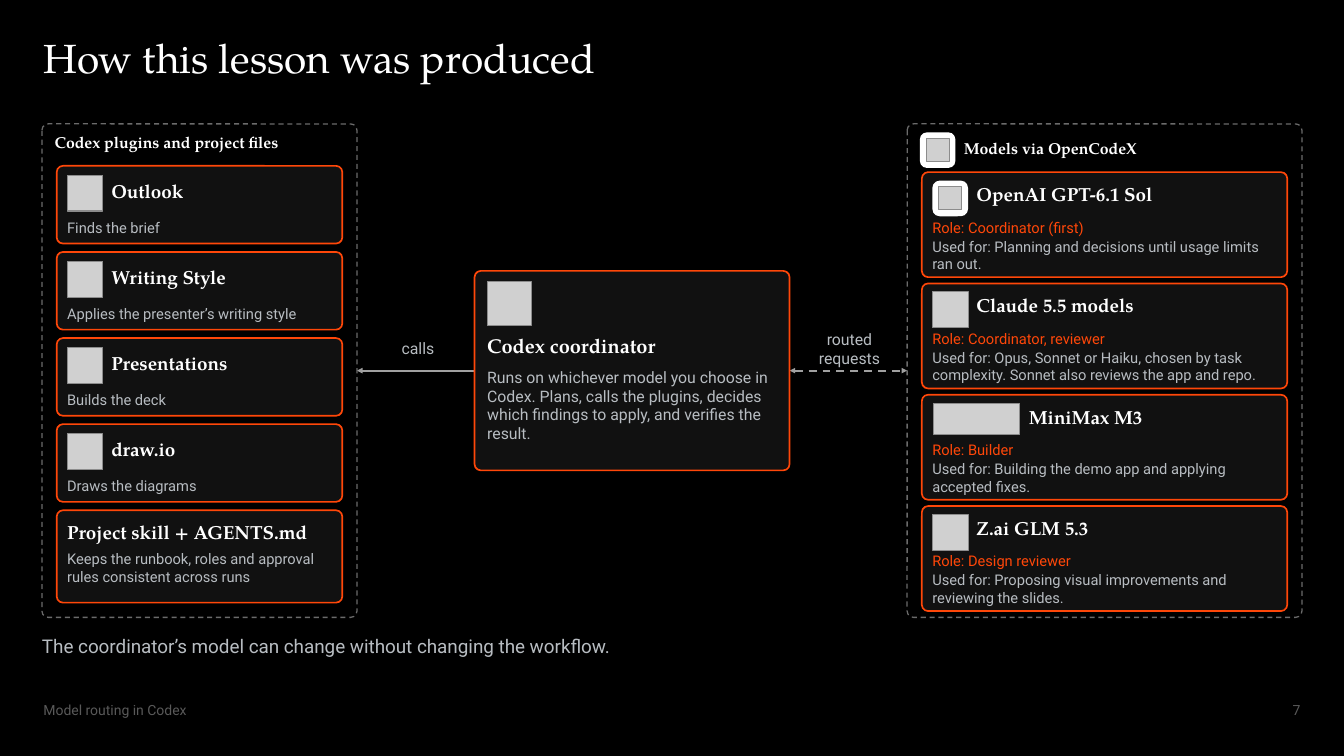
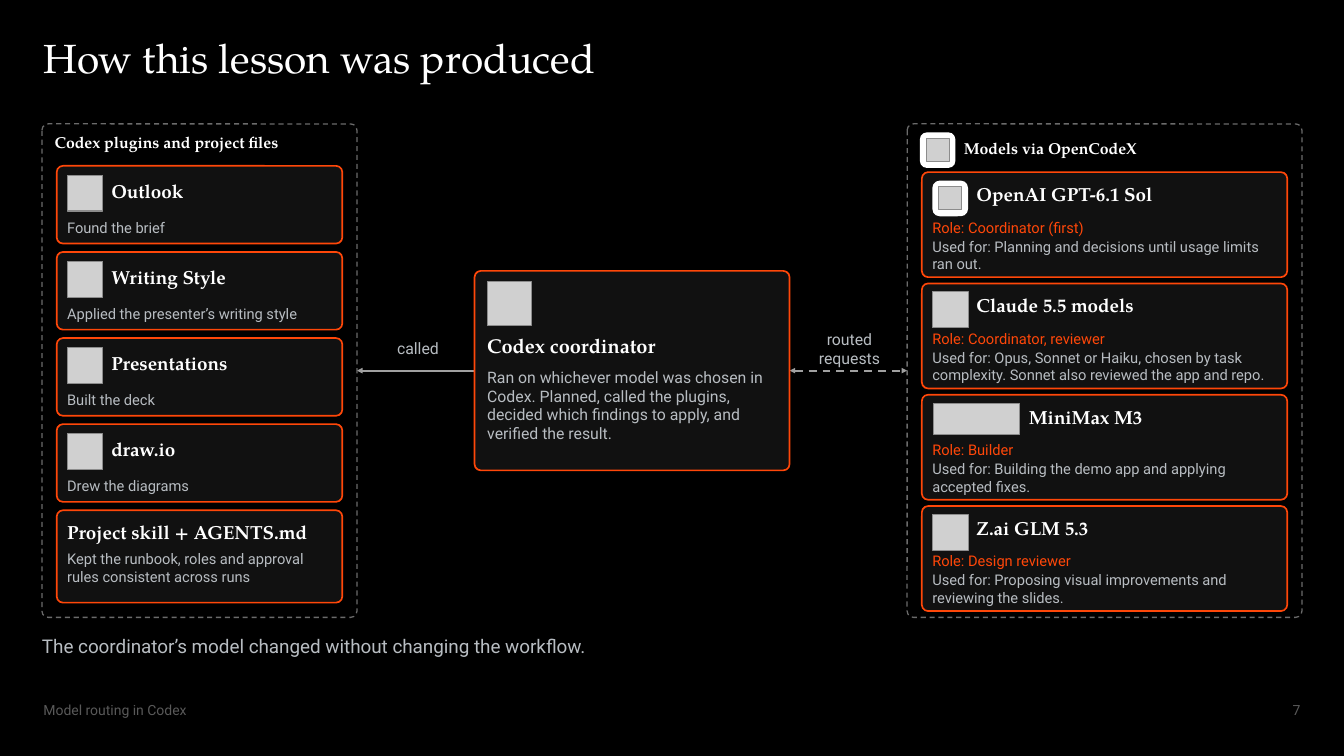
Before and after one commit to Max-FM/RDP-Train-the-Trainer-Workshop-2026, a slide deck: slide 7 of presentation/model-routing.pptx. Drawn at 1344x756 pixels with LibreOffice and Linux fonts; fonts in the diff are those of the drawing; grey boxes stand for pictures. Boxes give left, top, right and bottom in pixels: in the first picture for what was removed or moved away, otherwise in the second. Text is boxed around its words. In the diff, an @@ line names an element or a change of style, - is before the commit and + after.

Commit message:
docs(presentation): use past tense on slide 7

```diff
--- a/presentation/model-routing.pptx
+++ b/presentation/model-routing.pptx
@@ text at (67, 222, 166, 233): text changed @@
-Finds the brief
+Found the brief
@@ text at (67, 308, 297, 322): text changed @@
-Applies the presenter’s writing style
+Applied the presenter’s writing style
@@ text at (397, 342, 439, 354): text changed @@
-calls
+called
@@ text at (932, 352, 1264, 383): text changed @@
-Used for: Opus, Sonnet or Haiku, chosen by task complexity. Sonnet also reviews the app and repo.
+Used for: Opus, Sonnet or Haiku, chosen by task complexity. Sonnet also reviewed the app and repo.
@@ text at (487, 371, 763, 439): text changed @@
-Runs on whichever model you choose in Codex. Plans, calls the plugins, decides which findings to apply, and verifies the result.
+Ran on whichever model was chosen in Codex. Planned, called the plugins, decided which findings to apply, and verified the result.
@@ text at (67, 394, 155, 405): text changed @@
-Builds the deck
+Built the deck
@@ text at (67, 480, 189, 494): text changed @@
-Draws the diagrams
+Drew the diagrams
@@ text at (67, 553, 304, 582): text changed @@
-Keeps the runbook, roles and approval rules consistent across runs
+Kept the runbook, roles and approval rules consistent across runs
@@ text at (42, 638, 585, 657): text changed @@
-The coordinator’s model can change without changing the workflow.
+The coordinator’s model changed without changing the workflow.
```
Also in this commit, not shown: 2 other files.
